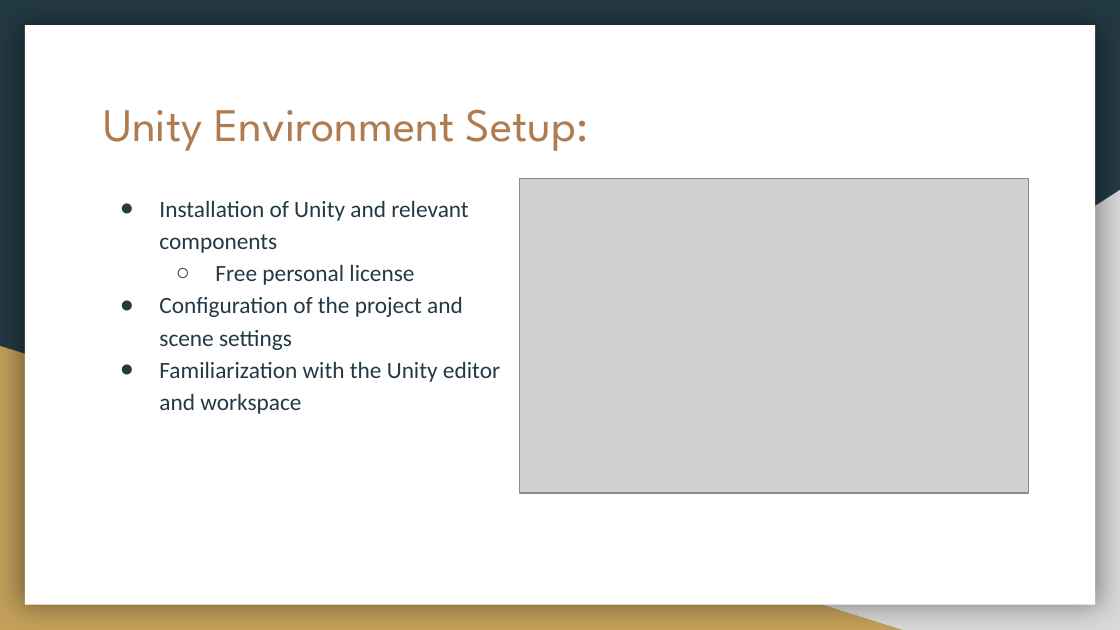
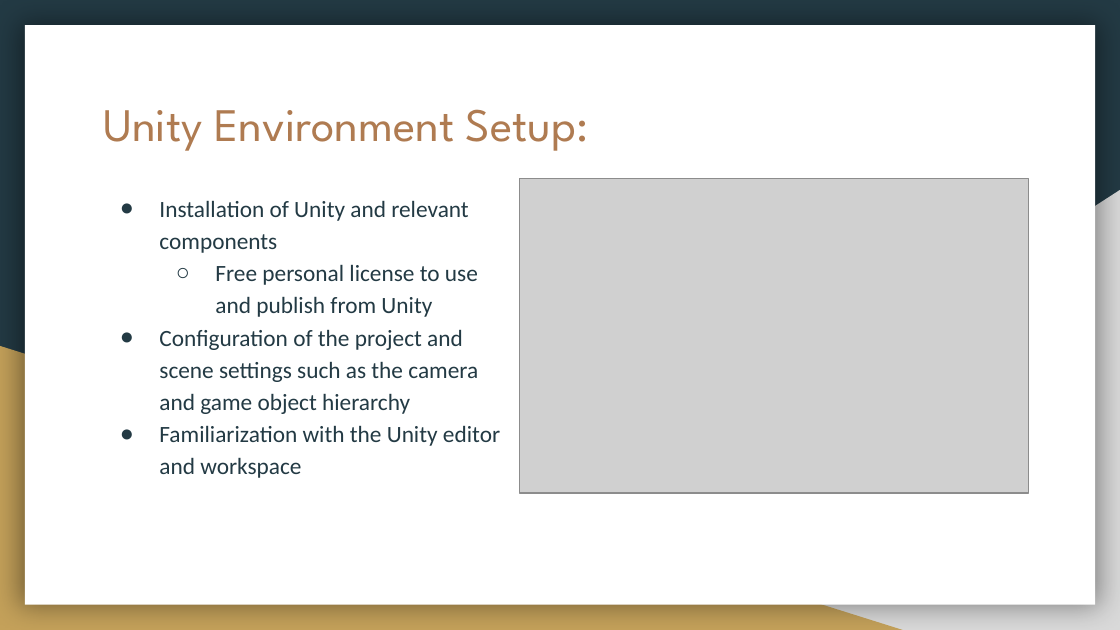
Before and after one commit to shakeebur/CIS434-TermProject-Group1, a slide deck: slide 5 of Project demonstration.pptx. Drawn at 1120x630 pixels with LibreOffice and Linux fonts; fonts in the diff are those of the drawing; grey boxes stand for pictures. Boxes give left, top, right and bottom in pixels: in the first picture for what was removed or moved away, otherwise in the second. Text is boxed around its words. In the diff, an @@ line names an element or a change of style, - is before the commit and + after.

```diff
--- a/Project demonstration.pptx
+++ b/Project demonstration.pptx
@@ text at [159,264,478,414]: text changed @@
-  ○ Free personal license
-● Configuration of the project and scene settings
+  ○ Free personal license to use and publish from Unity
+● Configuration of the project and scene settings such as the camera and game object hierarchy
```
Also in this commit, not shown: 8 other slides changed, 2 slides added, 1 slide removed.
